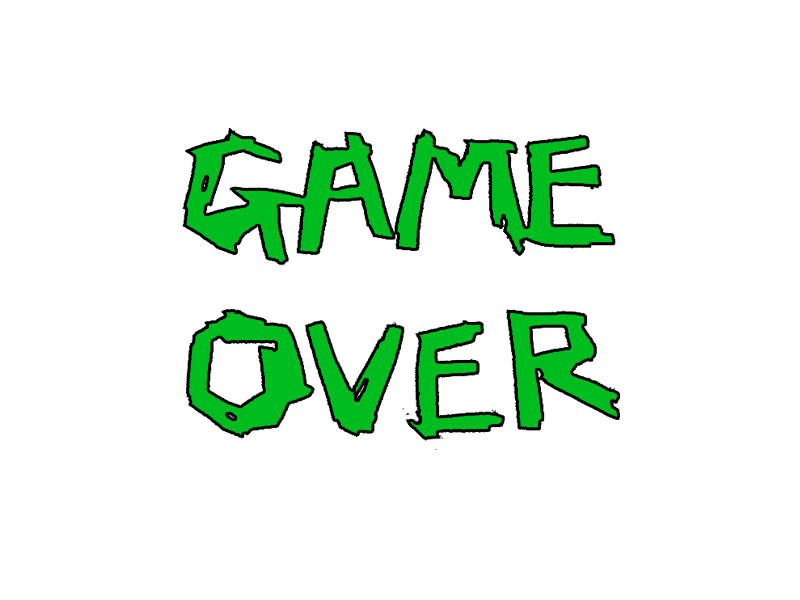
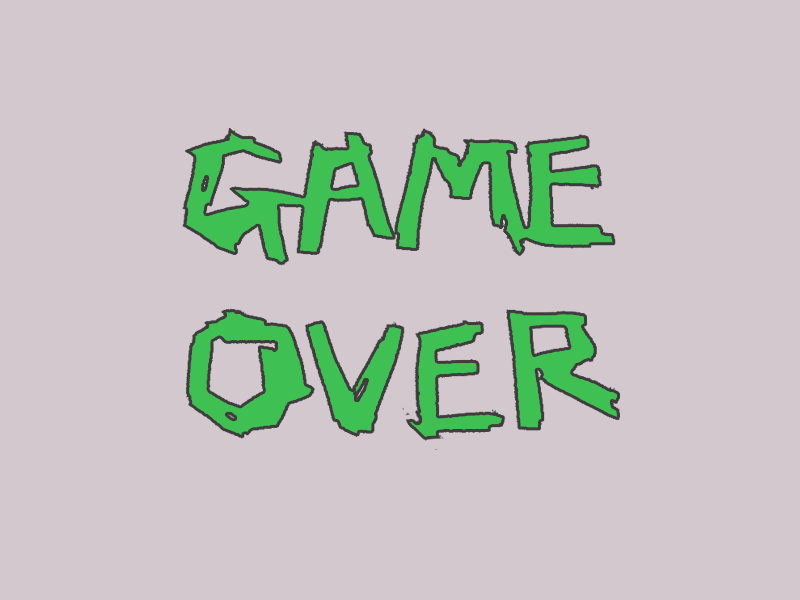
Layers edited between the first and the second 800px x 600px image:
"레이어 2": opacity 100% → 70% over bbox(182, 128, 620, 450)
added layer "레이어 3" (24%) above "레이어 0" over bbox(0, 0, 800, 600)
